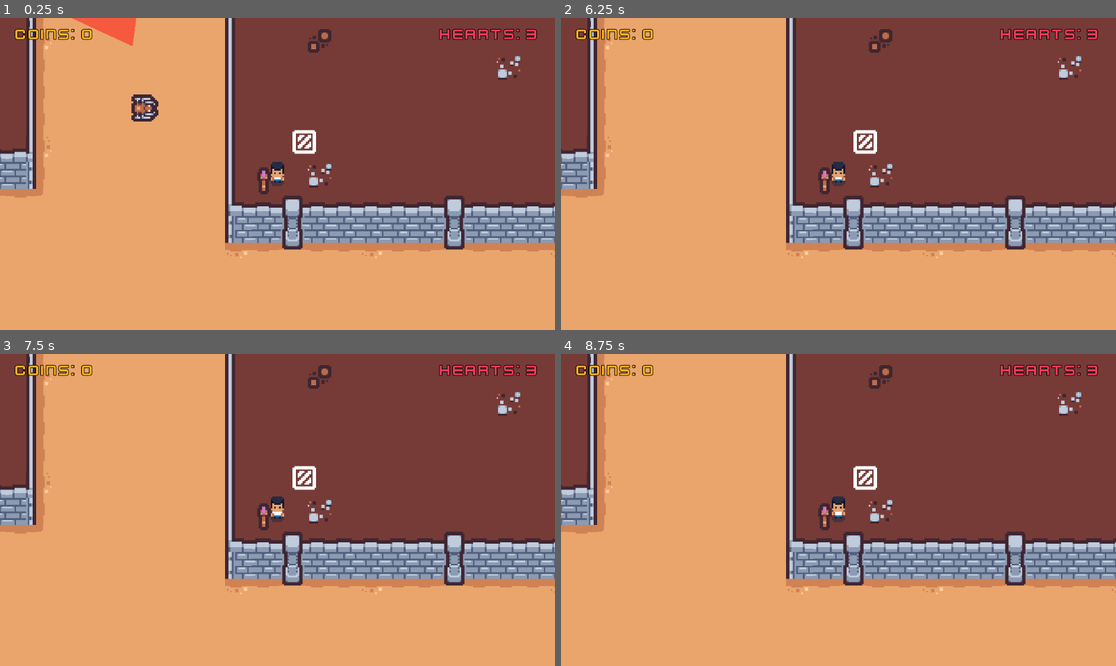
Above: before the commit, frames 1-4 (two rows, left to right).
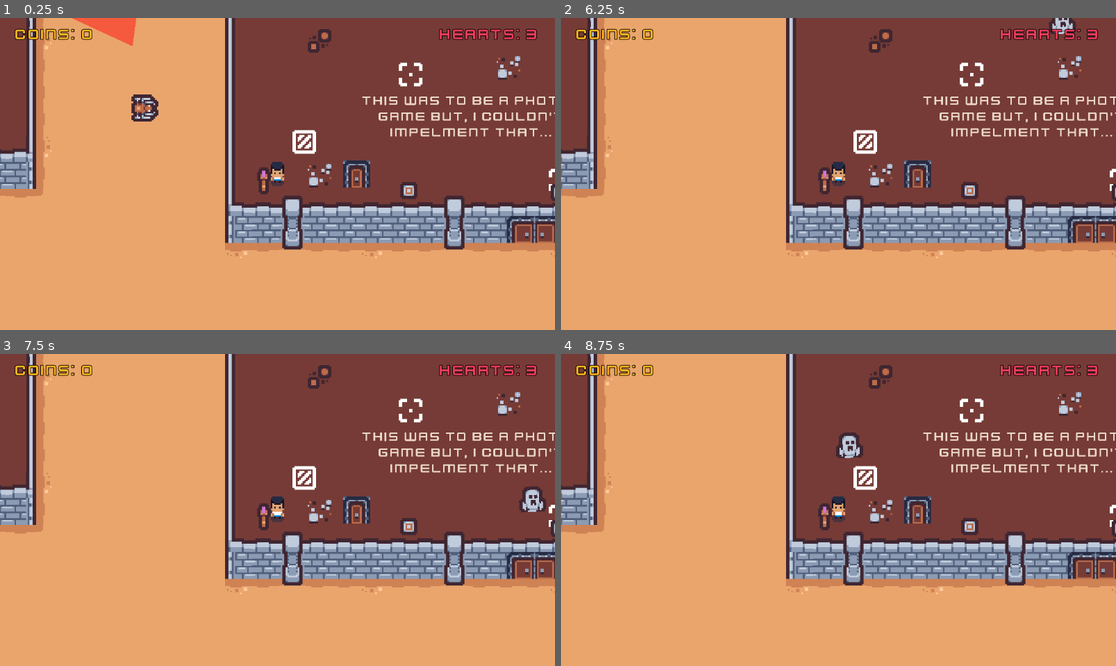
Above: after the commit, the same moments.

Repository: ki8yk8/game-dev-resolution
Game: Godot game, scene res://scenes/game_play.tscn
Same seed, same stepped clock (60 frames per second), same inputs: the game is played once before the commit and once after it.
Inputs (mouse positions are in pixels of both pictures, inside the frame that each line leads up to):
- Up to frame 1 (0.25 s): no input
- Up to frame 2 (6.25 s): tap Space (action) at 0.5, 0.6, 1.25, 2, 2.75, 2.85, 3.5, 4.25, 5.1 s; move the mouse to (960, 158) at 0.52 s; hold D (right) 0.53-1.28 s; click (960, 158) at 0.67 s; move the mouse to (727, 189) at 1.27 s; hold Down (down) 1.28-2.03 s; tap Alt at 1.35, 3.6, 5.85 s; move the mouse to (894, 105) at 2.02 s; hold D (right) 2.03-2.78 s; tap Shift at 2.1, 4.35 s; move the mouse to (810, 236) at 2.77 s; hold Up (up) 2.78-3.53 s; click (810, 236) at 2.92 s; move the mouse to (1005, 220) at 3.52 s; hold A (left) 3.53-5.03 s; move the mouse to (672, 127) at 4.27 s; move the mouse to (866, 174) at 5.02 s; hold Down (down) 5.03-5.78 s; click (866, 174) at 5.17 s; move the mouse to (755, 96) at 5.77 s; hold D (right) from 5.78 s (still down)
- Up to frame 3 (7.5 s): move the mouse to (399, 494) at 6.52 s; release D (right) at 6.53 s; hold Up (up) 6.53-7.28 s; tap Shift at 6.6 s; move the mouse to (166, 525) at 7.27 s; hold D (right) from 7.28 s (still down); tap Space (action) at 7.35 s; click (166, 525) at 7.42 s
- Up to frame 4 (8.75 s): move the mouse to (894, 441) at 8.02 s; release D (right) at 8.03 s; hold Down (down) from 8.03 s (still down); tap Alt at 8.1 s

The runs differ from the first frame. In frame 1, 2.5% of the frame differs, in the area x 61-100%, y 14-73%; in frame 2, 2.7%; in frame 3, 2.8%; in frame 4, 2.8%.

Commit message:
adds obstacles on the other platform as well

Diff:
--- a/scenes/game_play.tscn
+++ b/scenes/game_play.tscn
@@ -8,6 +8,7 @@
 [ext_resource type="PackedScene" uid="uid://dm2lfii4ja50u" path="res://scenes/ghost.tscn" id="6_coaa0"]
 [ext_resource type="PackedScene" uid="uid://t4tpidtg80m6" path="res://scenes/aatma.tscn" id="7_0daha"]
 [ext_resource type="Script" uid="uid://cxrfyp1xa6geh" path="res://scripts/aatam_follow.gd" id="7_x4ub6"]
+[ext_resource type="Script" uid="uid://bn6yjj37pittj" path="res://scripts/photon_ghost.gd" id="9_gq8oc"]
 [ext_resource type="PackedScene" uid="uid://gas7vqg8t0ei" path="res://scenes/door_portal.tscn" id="9_k38ww"]
 [ext_resource type="PackedScene" uid="uid://bcrnwq0xyc6al" path="res://scenes/small_door.tscn" id="10_r1jqb"]
 [ext_resource type="PackedScene" uid="uid://cr8hytm6wx04p" path="res://scenes/big_door.tscn" id="11_r1jqb"]
@@ -555,6 +556,12 @@
 }
 point_count = 23
 
+[sub_resource type="Curve2D" id="Curve2D_pmwe5"]
+_data = {
+"points": PackedVector2Array(0, 0, 0, 0, 922, 370, 0, 0, 0, 0, 897, 371, 0, 0, 0, 0, 829, 347, 0, 0, 0, 0, 827, 412, 0, 0, 0, 0, 871, 429, 0, 0, 0, 0, 936, 453, 0, 0, 0, 0, 992, 455, 0, 0, 0, 0, 921, 405, 0, 0, 0, 0, 971, 407, 0, 0, 0, 0, 959, 365, 0, 0, 0, 0, 1007, 352, 0, 0, 0, 0, 1102, 346, 0, 0, 0, 0, 1141, 363, 0, 0, 0, 0, 1167, 353, 0, 0, 0, 0, 1221, 351, 0, 0, 0, 0, 1250, 368, 0, 0, 0, 0, 1260, 445, 0, 0, 0, 0, 1187, 460, 0, 0, 0, 0, 1135, 453, 0, 0, 0, 0, 1023, 446, 0, 0, 0, 0, 1024, 393, 0, 0, 0, 0, 1066, 391, 0, 0, 0, 0, 1111, 412, 0, 0, 0, 0, 1174, 401, 0, 0, 0, 0, 1214, 417)
+}
+point_count = 25
+
 [node name="GamePlay" type="Node2D" unique_id=986538663]
 script = ExtResource("1_c7ik0")
 
@@ -680,6 +687,15 @@
 
 [node name="Treasure23" parent="Treasures" unique_id=1650894523 instance=ExtResource("4_hm83i")]
 position = Vector2(-132, 404)
+
+[node name="Treasure24" parent="Treasures" unique_id=306858195 instance=ExtResource("4_hm83i")]
+position = Vector2(936, 342)
+
+[node name="Treasure25" parent="Treasures" unique_id=1477169986 instance=ExtResource("4_hm83i")]
+position = Vector2(1255, 343)
+
+[node name="Treasure26" parent="Treasures" unique_id=547347935 instance=ExtResource("4_hm83i")]
+position = Vector2(1122, 341)
 
 [node name="PathFollowers" type="Node2D" parent="." unique_id=268137617]
 
@@ -709,6 +725,17 @@
 
 [node name="Aatma" parent="PathFollowers/CementryGhostPath/PathFollow2D" unique_id=817781038 instance=ExtResource("7_0daha")]
 
+[node name="PhotonGhostPath" type="Path2D" parent="PathFollowers" unique_id=650326576]
+curve = SubResource("Curve2D_pmwe5")
+
+[node name="PathFollow2D" type="PathFollow2D" parent="PathFollowers/PhotonGhostPath" unique_id=757327515]
+position = Vector2(922, 370)
+rotation = 3.101614
+rotates = false
+script = ExtResource("9_gq8oc")
+
+[node name="Aatma" parent="PathFollowers/PhotonGhostPath/PathFollow2D" unique_id=1946900222 instance=ExtResource("7_0daha")]
+
 [node name="Doors" type="Node2D" parent="." unique_id=2011547860]
 
 [node name="DoorPortal" parent="Doors" unique_id=648481751 instance=ExtResource("9_k38ww")]
@@ -783,6 +810,14 @@
 
 [node name="SmallDoor" parent="Doors/DoorPortal8" unique_id=461324228 instance=ExtResource("10_r1jqb")]
 position = Vector2(5, 448)
+
+[node name="DoorPortal9" parent="Doors" unique_id=1162596969 instance=ExtResource("9_k38ww")]
+
+[node name="SmallDoor" parent="Doors/DoorPortal9" unique_id=409523107 instance=ExtResource("10_r1jqb")]
+position = Vector2(878, 455)
+
+[node name="BigDoor" parent="Doors/DoorPortal9" unique_id=1735814527 instance=ExtResource("11_r1jqb")]
+position = Vector2(983, 488)
 
 [node name="Shooters" type="Node2D" parent="." unique_id=393014520]
 
@@ -950,6 +985,44 @@
 
 [node name="PushTrapTrigger4" parent="PushTraps/PushTrap6" unique_id=1368905193 instance=ExtResource("15_audy8")]
 position = Vector2(493, 414)
+
+[node name="PushTrap7" parent="PushTraps" unique_id=1581494505 instance=ExtResource("14_gdvef")]
+
+[node name="PushTrapTrigger" parent="PushTraps/PushTrap7" unique_id=1977843888 instance=ExtResource("15_audy8")]
+position = Vector2(910, 396)
+
+[node name="PushTrapTrigger2" parent="PushTraps/PushTrap7" unique_id=1030740103 instance=ExtResource("15_audy8")]
+position = Vector2(999, 459)
+
+[node name="PushTrapTrigger3" parent="PushTraps/PushTrap7" unique_id=1418461174 instance=ExtResource("15_audy8")]
+position = Vector2(1016, 362)
+
+[node name="PushTrapTrigger4" parent="PushTraps/PushTrap7" unique_id=963944549 instance=ExtResource("15_audy8")]
+position = Vector2(1062, 415)
+
+[node name="PushTrapTrigger5" parent="PushTraps/PushTrap7" unique_id=1249745057 instance=ExtResource("15_audy8")]
+position = Vector2(1143, 381)
+
+[node name="PushTrapTrigger6" parent="PushTraps/PushTrap7" unique_id=582973164 instance=ExtResource("15_audy8")]
+position = Vector2(1211, 429)
+
+[node name="PushTrapShooter" parent="PushTraps/PushTrap7" unique_id=1936665976 instance=ExtResource("16_0dypk")]
+position = Vector2(1211, 465)
+
+[node name="PushTrapShooter2" parent="PushTraps/PushTrap7" unique_id=1976103543 instance=ExtResource("16_0dypk")]
+position = Vector2(1146, 465)
+
+[node name="PushTrapShooter3" parent="PushTraps/PushTrap7" unique_id=1831015644 instance=ExtResource("16_0dypk")]
+position = Vector2(1062, 465)
+
+[node name="PushTrapShooter4" parent="PushTraps/PushTrap7" unique_id=64973647 instance=ExtResource("16_0dypk")]
+position = Vector2(998, 466)
+
+[node name="PushTrapShooter5" parent="PushTraps/PushTrap7" unique_id=1140277695 instance=ExtResource("16_0dypk")]
+position = Vector2(1012, 466)
+
+[node name="PushTrapShooter6" parent="PushTraps/PushTrap7" unique_id=189626693 instance=ExtResource("16_0dypk")]
+position = Vector2(909, 465)
 
 [node name="Spiders" type="Node2D" parent="." unique_id=712004032]
 
@@ -1447,6 +1520,19 @@
 horizontal_alignment = 1
 autowrap_mode = 2
 
+[node name="door4" type="Label" parent="UIHints" unique_id=1218790392]
+offset_left = 564.0
+offset_top = 306.0
+offset_right = 1660.0
+offset_bottom = 554.0
+scale = Vector2(0.125, 0.125)
+theme_override_colors/font_color = Color(0.92, 0.84410006, 0.78200006, 1)
+theme_override_fonts/font = ExtResource("23_xaioq")
+theme_override_font_sizes/font_size = 64
+text = "This was to be a photon game but, I couldn't impelment that..."
+horizontal_alignment = 1
+autowrap_mode = 2
+
 [node name="SurviveAttack" parent="." unique_id=603188585 instance=ExtResource("24_rygmw")]
 position = Vector2(1212, 47)
 
--- /dev/null
+++ b/scripts/photon_ghost.gd
@@ -0,0 +1,11 @@
+extends PathFollow2D
+
+var direction: int = -1
+
+func _process(delta: float) -> void:
+	progress_ratio += direction*0.1*delta
+
+	if progress_ratio == 1.0:
+		direction = -1.0
+	elif progress_ratio == 0.0:
+		direction = 1.0
Not shown, added: scripts/photon_ghost.gd.uid
